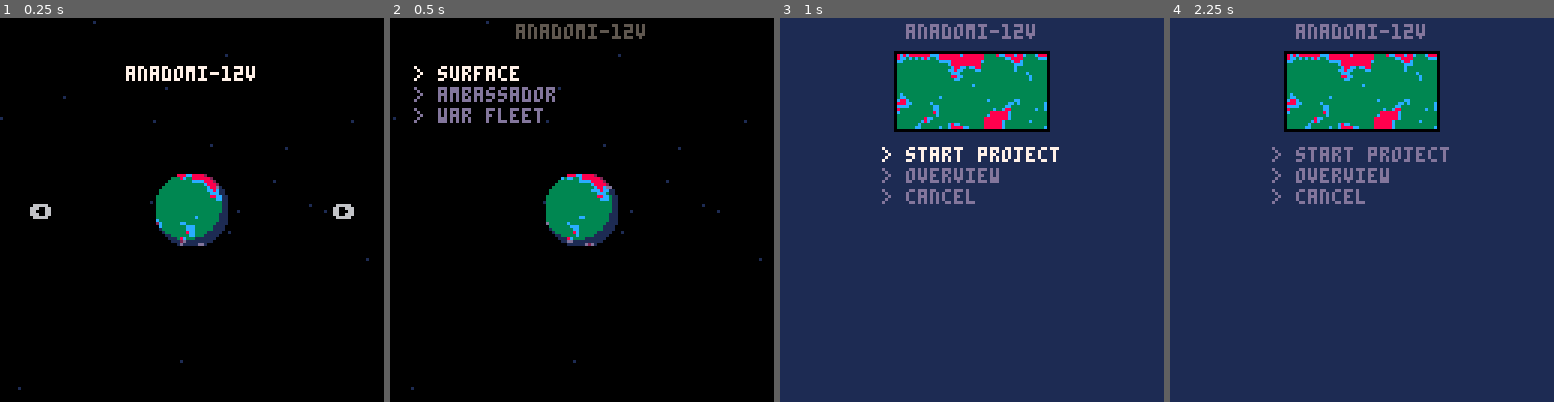
Above: before the commit, frames 1-4 (left to right).
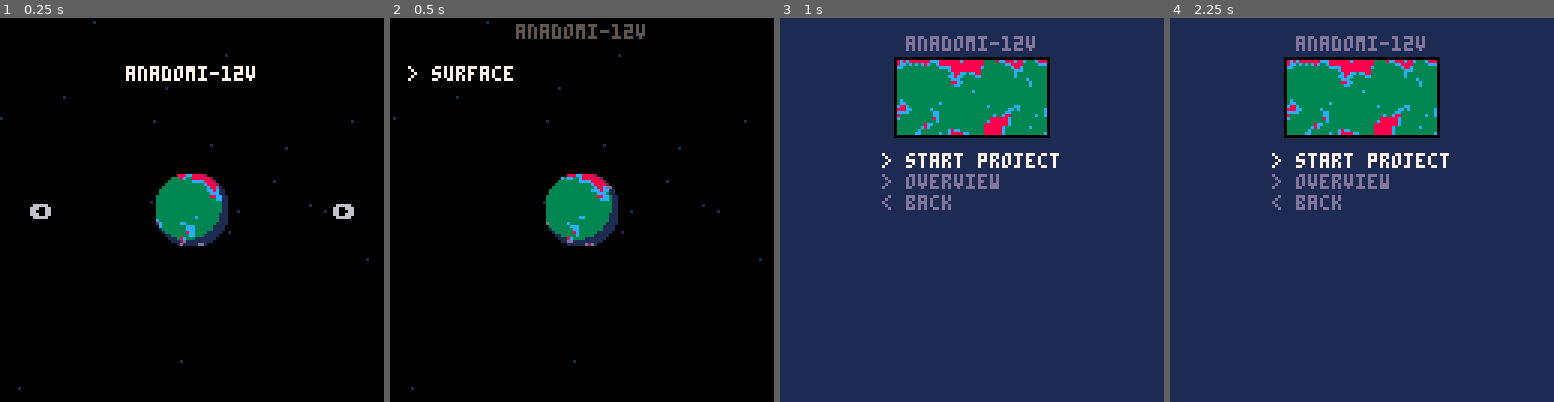
Above: after the commit, the same moments.

Repository: ironchestgames/pico-8-carts
Game: PICO-8 cartridge planetgov.p8
The game is run twice, just before and just after one commit, with the same random seed, the same clock (stepped at 60 frames per second) and the same inputs.
Inputs:
- Up to frame 1 (0.25 s): no input
- Up to frame 2 (0.5 s): tap X (X key) at 0.33 s
- Up to frame 3 (1 s): tap O (Z key) at 0.7 s
- Up to frame 4 (2.25 s): tap X (X key) at 1.07, 1.85 s; hold Right 1.6-2.1 s; tap O (Z key) at 1.7, 2.1 s; hold Up from 2.15 s (still down)

Frame 1 is identical in both runs. In frame 2, 1.7% of the frame differs, in the area x 4-43%, y 12-28%; in frame 3, 6.2%; in frame 4, 6.5%, in the area x 26-73%, y 1-50%.

Commit message:
planetgov - embryo to projects

Diff:
--- a/planetgov.p8
+++ b/planetgov.p8
@@ -13,6 +13,20 @@
   result=result..', '..tostr(s)
  end
  printh(result,'debug',false)
+end
+
+function curry(f,a)
+ return function()
+  f(a)
+ end
+end
+
+function clone(_t)
+ local t={}
+ for k,v in pairs(_t) do
+  t[k]=v
+ end
+ return t
 end
 
 function dist(x1,y1,x2,y2)
@@ -94,26 +108,26 @@
  srand(_seed)
 
  planetname=''
- local namelen=flrrnd(5)+2
- while #planetname <= namelen do
+ local length=flrrnd(5)+2
+ while #planetname <= length do
   local cpos=flrrnd(#cons)+1
   local vpos=flrrnd(#vocs)+1
-  local l=sub(cons,cpos,cpos)
+  local _l=sub(cons,cpos,cpos)
   if #planetname%2 == 0 then
-   l=sub(vocs,vpos,vpos)
-  end
-  planetname=planetname..l
+   _l=sub(vocs,vpos,vpos)
+  end
+  planetname=planetname.._l
  end
  if rnd() > 0.25 then
   local n=planetname
   planetname=''
-  for l=#n,1,-1 do
-   planetname=planetname..sub(n,l,l)
-  end
- end
- if rnd() > 0.8 then
-  local l=flrrnd(#planetname-1)+1
-  planetname=sub(planetname,1,l-1)..sub(planetname,l+1,#planetname)
+  for _l=#n,1,-1 do
+   planetname=planetname..sub(n,_l,_l)
+  end
+ end
+ if rnd() > 0.9 then
+  local _l=flrrnd(#planetname-1)+1
+  planetname=sub(planetname,1,_l-1)..sub(planetname,_l+1,#planetname)
  end
  if rnd() > 0.65 then
   planetname=planetname..'-'..flrrnd(12)+1
@@ -123,11 +137,11 @@
   end
  end
 
- local c=20
+ local starc=20
  local starspeed=max(0.03,rnd(0.3))
- while c > 0 do
-  stars[c]={flr(rnd(128)),rnd(128),starspeed}
-  c=c-1
+ while starc > 0 do
+  stars[starc]={flr(rnd(128)),rnd(128),starspeed}
+  starc=starc-1
  end
 
  discsize=flr((flrrnd(22)+22)/2)*2+1
@@ -151,12 +165,12 @@
 end
 
 updatestars=function()
- for star in all(stars) do
-  star[1]=star[1]+star[3]
-  if star[1] < 0 then
-   star[1]=128
-  elseif star[1] > 128 then
-   star[1]=0
+ for _s in all(stars) do
+  _s[1]=_s[1]+_s[3]
+  if _s[1] < 0 then
+   _s[1]=128
+  elseif _s[1] > 128 then
+   _s[1]=0
   end
  end
 end
@@ -167,48 +181,76 @@
  end
 
  -- iterate over each pixel in the discsize x discsize bounding square
- for x=left,left_ds do
-  for y=top,top_ds do
+ for _x=left,left_ds do
+  for _y=top,top_ds do
 
    -- convert pixel position into a vector relative to the center,
    -- normalized into the range -1...1
-   local px=(x-left)*discsize_2d-1
-   local py=(y-top)*discsize_2d-1
-   local pypy=py*py
+   local _px=(_x-left)*discsize_2d-1
+   local _py=(_y-top)*discsize_2d-1
+   local _pypy=_py*_py
 
    -- if we're outside the circle, draw black/background and skip ahead
-   if px*px+pypy <= 1 then
-
-    -- warp our local offset vector px py to imitate 3d bulge
-    widthatheight=sqrt(1-pypy)
-    px=asin(px/widthatheight)*4
+   if _px*_px+_pypy <= 1 then
+
+    -- warp our local offset vector _px _py to imitate 3d bulge
+    widthatheight=sqrt(1-_pypy)
+    _px=asin(_px/widthatheight)*4
 
     -- convert our local offsets into lookup coordinates into our map texture
-    u=t*rotationspeed+(px+1)*mapheight_h
-    v=(py+1)*mapheight_h
+    _u=t*rotationspeed+(_px+1)*mapheight_h
+    _v=(_py+1)*mapheight_h
     -- wrap the horizontal coordinate around our map when it goes off the edge
-    u=u%mapheight_2
+    _u=_u%mapheight_2
 
     -- look up the corresponding colour from the map texture & plot it
-    c=sget(u,v)
+    _c=sget(_u,_v)
 
     -- shade it
-    if dist(x+discsize_h,y+discsize_h,shadeleft,shadetop) > shadesize then
-     c=colshade[c]
+    if dist(_x+discsize_h,_y+discsize_h,shadeleft,shadetop) > shadesize then
+     _c=colshade[_c]
     end
 
-    pset(x,y,c)
+    pset(_x,_y,_c)
    end
   end
  end
 end
+
+projectconfs={
+ {
+  'pr campaign',
+  t=120,
+  update=function(p)
+   if p.t <= 0 then
+    pop=pop+10 -- todo: change
+    p.removeme=true
+   end
+  end,
+ }
+}
 
 pop=1000
 projects={}
 
+function startproject(_pconf)
+ add(projects,clone(_pconf))
+ surfaceinit()
+end
+
 function updategame()
- for p in all(projects) do
-  -- todo
+ for _p in all(projects) do
+  if _p.hasproblem then
+   -- todo
+  else
+   _p.t=_p.t-1
+   _p.update(_p)
+  end
+ end
+ for _p in all(projects) do
+  if _p.removeme then
+   del(projects,_p)
+  end
  end
 end
 
@@ -217,23 +259,71 @@
 stars={}
 colshade={1,1,1,2,1,13,6,2,4,4,3,13,1,2,4}
 
-selcols={13,13,13}
+surfaceupdate=function()
+ selitems[sel][3]=nil
+ if btnp(2) then
+  sel=max(sel-1,1)
+ elseif btnp(3) then
+  sel=min(sel+1,#selitems)
+ end
+ if btnp(4) then
+  selitems[sel][2]()
+ end
+ selitems[sel][3]=7
+
+ updategame()
+end
+
+surfacedraw=function()
+ cls(1)
+ print(planetname,64-#planetname*2,6,14-1)
+ rect(mapx-1,14-1,mapx+mapheight_2,mapheight+14,0)
+ sspr(0,0,mapheight_2,mapheight,mapx,14)
+ local offy=mapheight+14+6
+ for selitem in all(selitems) do
+  print(selitem[1],34,offy,selitem[3] or 13)
+  offy=offy+7
+ end
+end
+
+surfaceinit=function()
+ _update,_draw=surfaceupdate,surfacedraw
+ mapx=(128-mapheight_2)/2
+ sel=1
+ selitems={
+  {'> start project',function()
+   sel=1
+   selitems={
+    {'> pr campaign',curry(startproject,projectconfs[1])},
+    {'< back',surfaceinit},
+   }
+  end},
+  {'> overview',function()
+   sel=1
+   selitems={}
+   for p in all(projects) do
+    add(selitems,p)
+   end
+   add(selitems,{'< back',surfaceinit})
+  end},
+  {'< back',planetinit},
+ }
+end
+
 
 planetupdate=function()
  t=t+1
 
- selcols[sel]=13
+ selitems[sel][3]=nil
  if btnp(2) then
-  sel=min(sel-1,3)
+  sel=max(sel-1,1)
  elseif btnp(3) then
-  sel=max(sel+1,1)
+  sel=min(sel+1,#selitems)
  end
  if btnp(4) then
-  if sel == 1 then
-   surfaceinit()
-  end
- end
- selcols[sel]=7
+  selitems[sel][2]()
+ end
+ selitems[sel][3]=7
 
  updatestars()
 end
@@ -244,47 +334,19 @@
  drawstarsplanet()
  print(planetname,64-#planetname*2,2,5)
 
- print('> surface',8,16,selcols[1])
- print('> ambassador',8,16+7,selcols[2])
- print('> war fleet',8,16+14,selcols[3])
+ local offy=16
+ for selitem in all(selitems) do
+  print(selitem[1],6,offy,selitem[3] or nil)
+  offy=offy+7
+ end
 end
 
 planetinit=function()
- _update,_draw,sel,selt=planetupdate,planetdraw,1,75
-end
-
-
-surfaceupdate=function()
- selcols[sel]=13
- if btnp(2) then
-  sel=min(sel-1,3)
- elseif btnp(3) then
-  sel=max(sel+1,1)
- end
- if btnp(4) then
-  if sel == 3 then
-   planetinit()
-  end
- end
- selcols[sel]=7
-end
-
-surfacedraw=function()
- cls(1)
-
- print(planetname,64-#planetname*2,2,13)
- rect(mapx-1,12-1,mapx+mapheight_2,mapheight+12,0)
- sspr(0,0,mapheight_2,mapheight,mapx,12)
- local offy=mapheight+12+6
- print('> start project',34,offy,selcols[1])
- print('> overview',34,offy+7,selcols[2])
- print('> cancel',34,offy+14,selcols[3])
-end
-
-surfaceinit=function()
- _update,_draw=surfaceupdate,surfacedraw
- mapx=(128-mapheight_2)/2
+ _update,_draw=planetupdate,planetdraw
  sel=1
+ selitems={
+  {'> surface',surfaceinit},
+ }
 end
 
 
